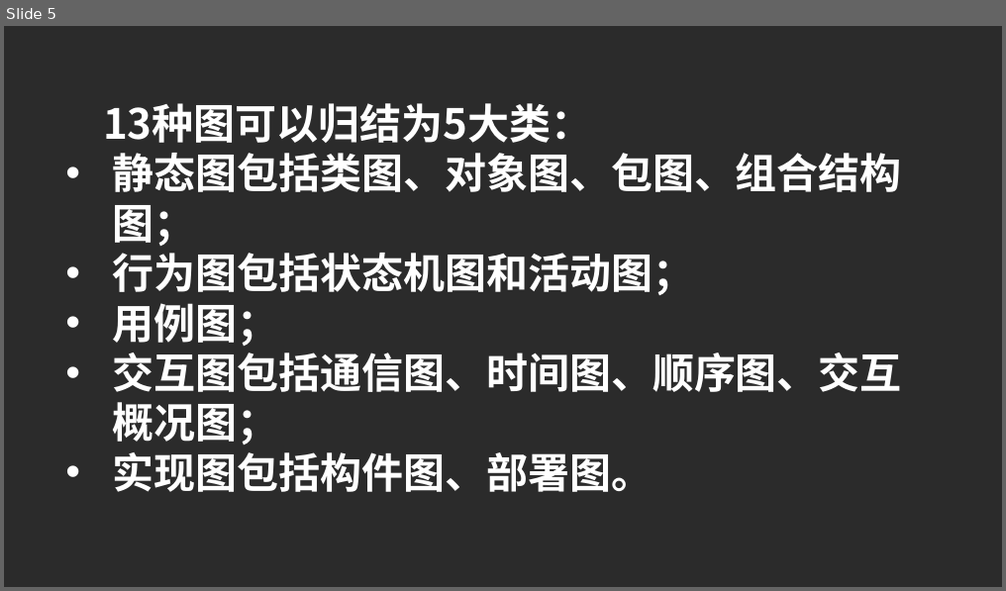
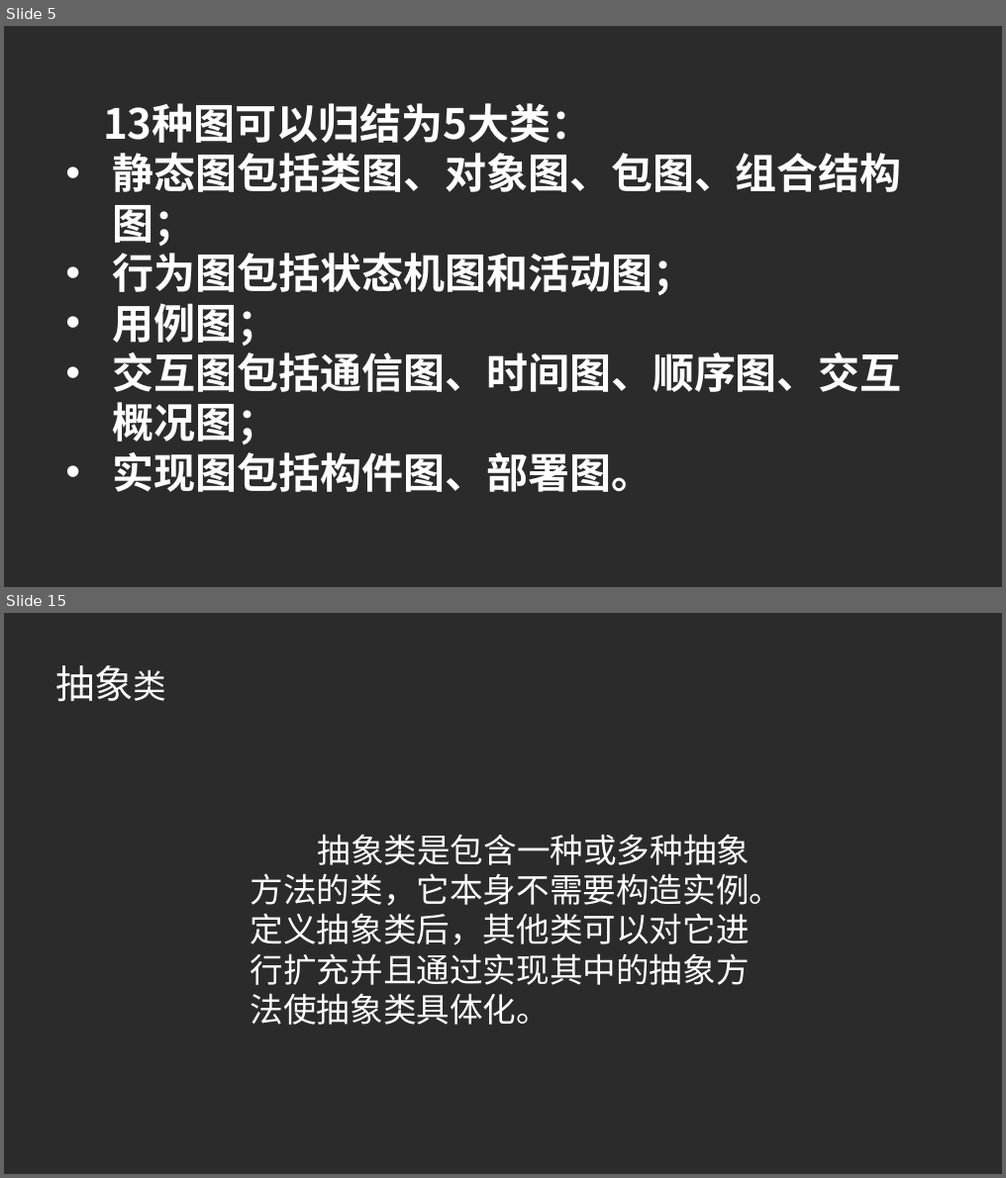
Before and after one commit to PRD2017G23/-, a slide deck: UML基础_图.pptx. Shown one above the other, each under a label of ours: slide 5 before the commit, slides 5 and 15 after it; the slides between them are not shown. The pictures are 1006x591 and 1006x1178 pixels, drawn with LibreOffice and Linux fonts; fonts in the diff are those of the drawing; background and template pictures are left out; a plain dark background stands for a picture behind light text. Boxes give left, top, right and bottom in pixels: in the first picture for what was removed or moved away, otherwise in the second. Text is boxed around its words. In the diff, an @@ line names an element or a change of style, - is before the commit and + after.

```diff
--- a/UML基础_图.pptx
+++ b/UML基础_图.pptx
@@ slide 15 added at (4,613,1002,1174), background picture (left out) @@
@@ text added at (56,665,167,701), 37.3 pt, text #FFFFFF @@
+抽象类
@@ text added at (251,834,783,1025), 32 pt, text #FFFFFF @@
+抽象类是包含一种或多种抽象方法的类，它本身不需要构造实例。定义抽象类后，其他类可以对它进行扩充并且通过实现其中的抽象方法使抽象类具体化。
```
Also in this commit, not shown: 4 slides changed, 70 other slides added.
